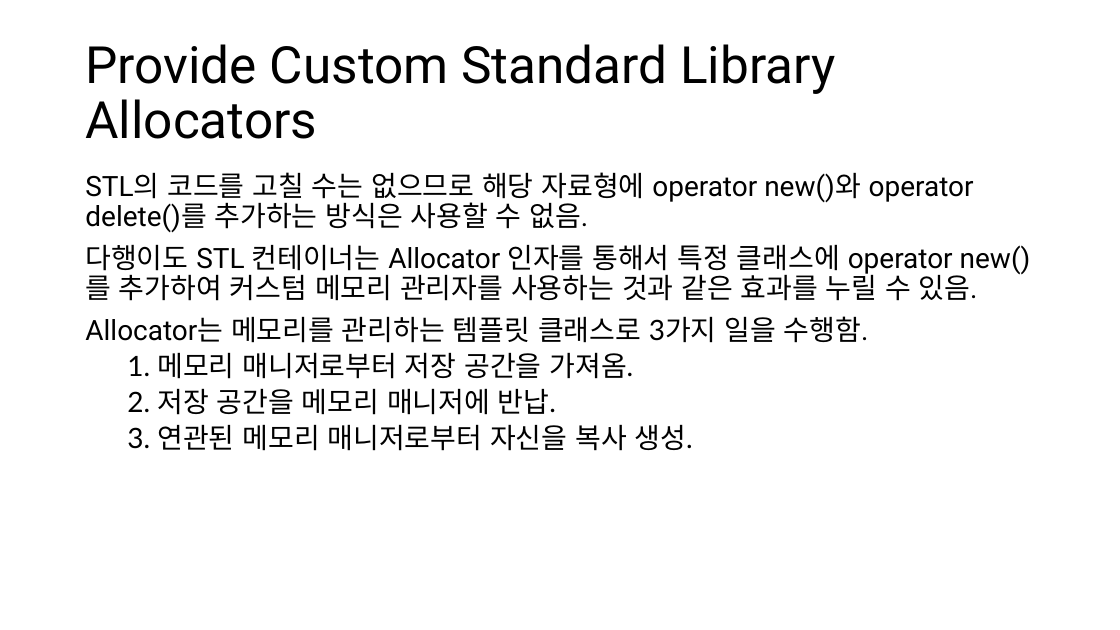
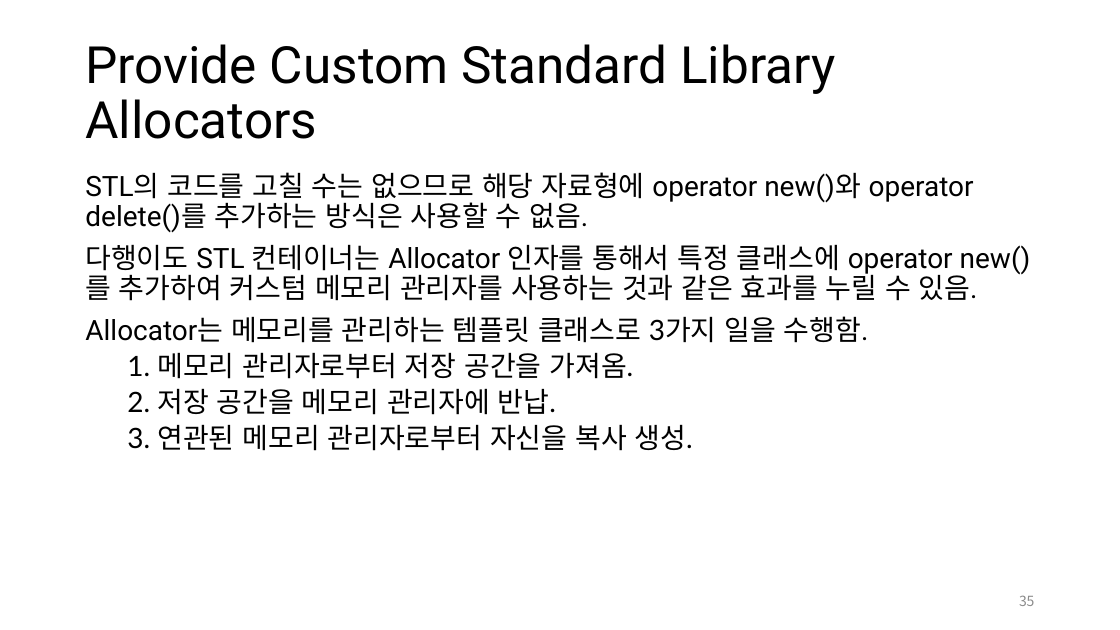
Before and after one commit to CppKorea/OptimizedCppStudy, a slide deck: slide 35 of 13th Study/Optimized C++ Study - Chapter 13, Optimize Memory Management.pptx. Drawn at 1120x630 pixels with LibreOffice and Linux fonts; fonts in the diff are those of the drawing. Boxes give left, top, right and bottom in pixels: in the first picture for what was removed or moved away, otherwise in the second. Text is boxed around its words. In the diff, an @@ line names an element or a change of style, - is before the commit and + after.

```diff
--- a/13th Study/Optimized C++ Study - Chapter 13, Optimize Memory Management.pptx
+++ b/13th Study/Optimized C++ Study - Chapter 13, Optimize Memory Management.pptx
@@ text at [127,352,693,451]: text changed @@
-  1. 메모리 매니저로부터 저장 공간을 가져옴.
-  2. 저장 공간을 메모리 매니저에 반납.
-  3. 연관된 메모리 매니저로부터 자신을 복사 생성.
+  1. 메모리 관리자로부터 저장 공간을 가져옴.
+  2. 저장 공간을 메모리 관리자에 반납.
+  3. 연관된 메모리 관리자로부터 자신을 복사 생성.
@@ page number added at [1019,595,1035,606], 12 pt, text #8C8C8C @@
+35
```
Also in this commit, not shown: 39 other slides changed, 13 slides added.
